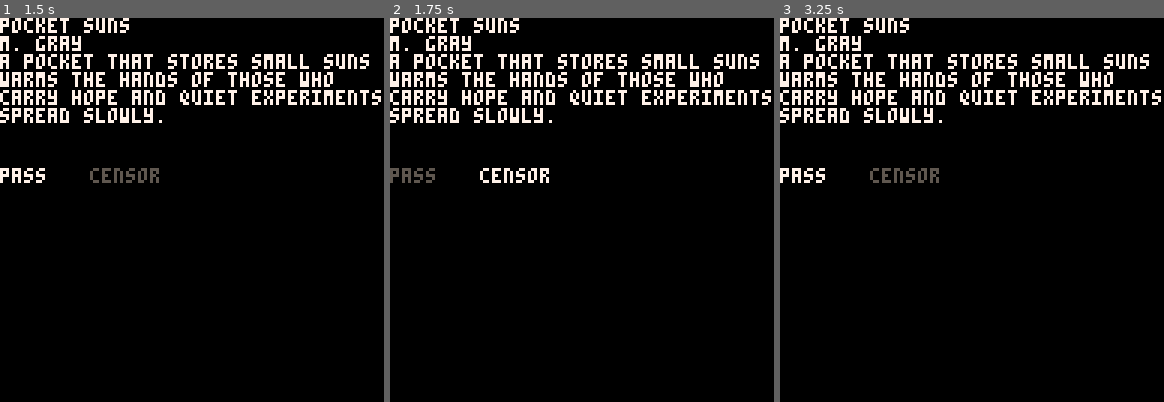
Above: before the commit, frames 1-3 (left to right).
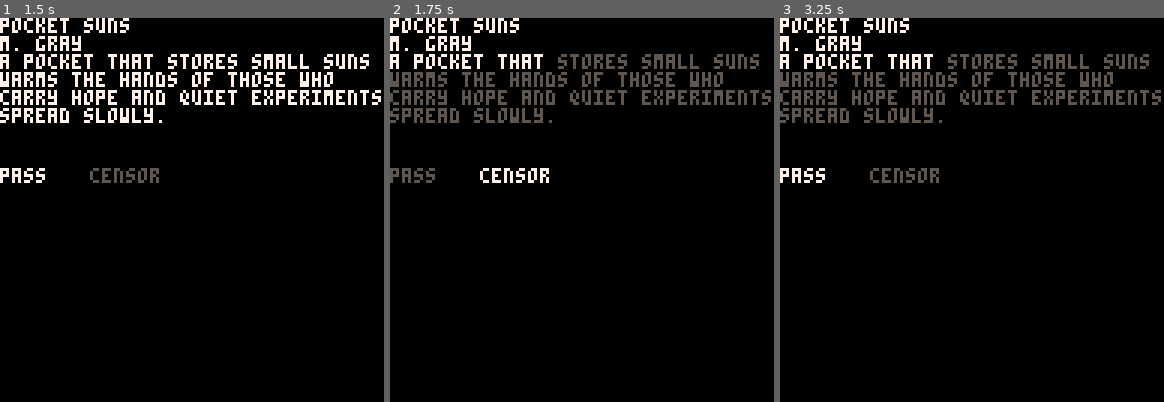
Above: after the commit, the same moments.

Repository: marco-vidali/dont_read_that_book
Game: PICO-8 cartridge dont_read_that_book.p8
Same seed, same stepped clock (60 frames per second), same inputs: the game is played once before the commit and once after it.
Inputs:
- Up to frame 1 (1.5 s): tap O (Z key) at 0.7 s
- Up to frame 2 (1.75 s): hold Right from 1.6 s (still down); tap O (Z key) at 1.7 s
- Up to frame 3 (3.25 s): release Right at 2.1 s; tap O (Z key) at 2.1, 2.5, 2.9 s; hold Right 2.47-3.03 s; hold Left from 3.08 s (still down)

Frame 1 is identical in both runs. In frame 2, 4.7% of the frame differs, in the area x 0-100%, y 9-28%; in frame 3, 4.7%.

Commit message:
Implement skeleton of censoring mode

Diff:
--- a/scripts/show_book.lua
+++ b/scripts/show_book.lua
@@ -1,6 +1,8 @@
 function _init()
     book = rnd(books)
     choice = 1
+    mode = "choice"
+    current_subphrase = 1
 end
 
 function _update()
@@ -11,6 +13,12 @@
     if btnp(1) and choice < 2 then
         choice += 1
     end
+
+    if btnp(4) then
+        if choice == 2 then
+            mode = "censoring"
+        end
+    end
 end
 
 function _draw()
@@ -18,7 +26,25 @@
 
     print(book.title, 7)
     print(book.author, 7)
-    print_wrapped(book.synopsis, 0, 12, 7, 128)
+
+    -- choice mode
+    if mode == "choice" then
+        print_wrapped(book.synopsis, 0, 12, 7, 128)
+    end
+
+    -- censoring mode
+    if mode == "censoring" then
+        local subphrase = book.subphrases[current_subphrase]
+        local start = subphrase[1]
+        local _end = subphrase[2]
+        local words = split_words(book.synopsis)
+
+        print_wrapped(book.synopsis, 0, 12, 5, 128)
+        print_wrapped(
+            sub_words(split_words(book.synopsis), start, _end),
+            0, 12, 7, 128
+        )
+    end
 
     if choice == 1 then
         print("pass", 0, 50, 7)
--- a/scripts/utils.lua
+++ b/scripts/utils.lua
@@ -23,3 +23,24 @@
         print(l, x, y + (i-1)*6, color)
     end
 end
+
+function split_words(str)
+    local words = {}
+
+    for w in all(split(str," ")) do
+        add(words,w)
+    end
+
+    return words
+end
+
+function sub_words(words, w_start, w_end)
+    local s = ""
+
+    for i=w_start,w_end do
+        s ..= words[i]
+        if i < w_end then s ..= " " end
+    end
+
+    return s
+end
